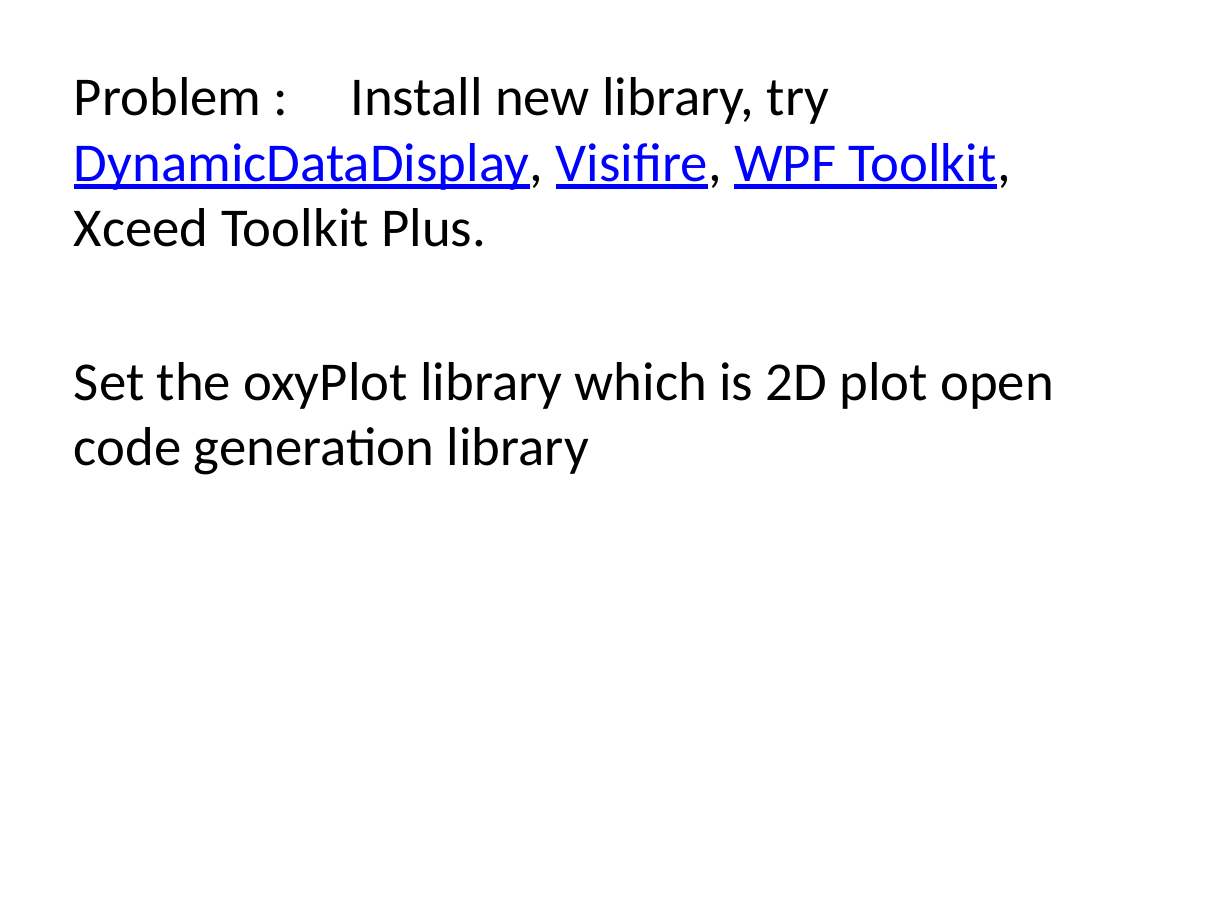
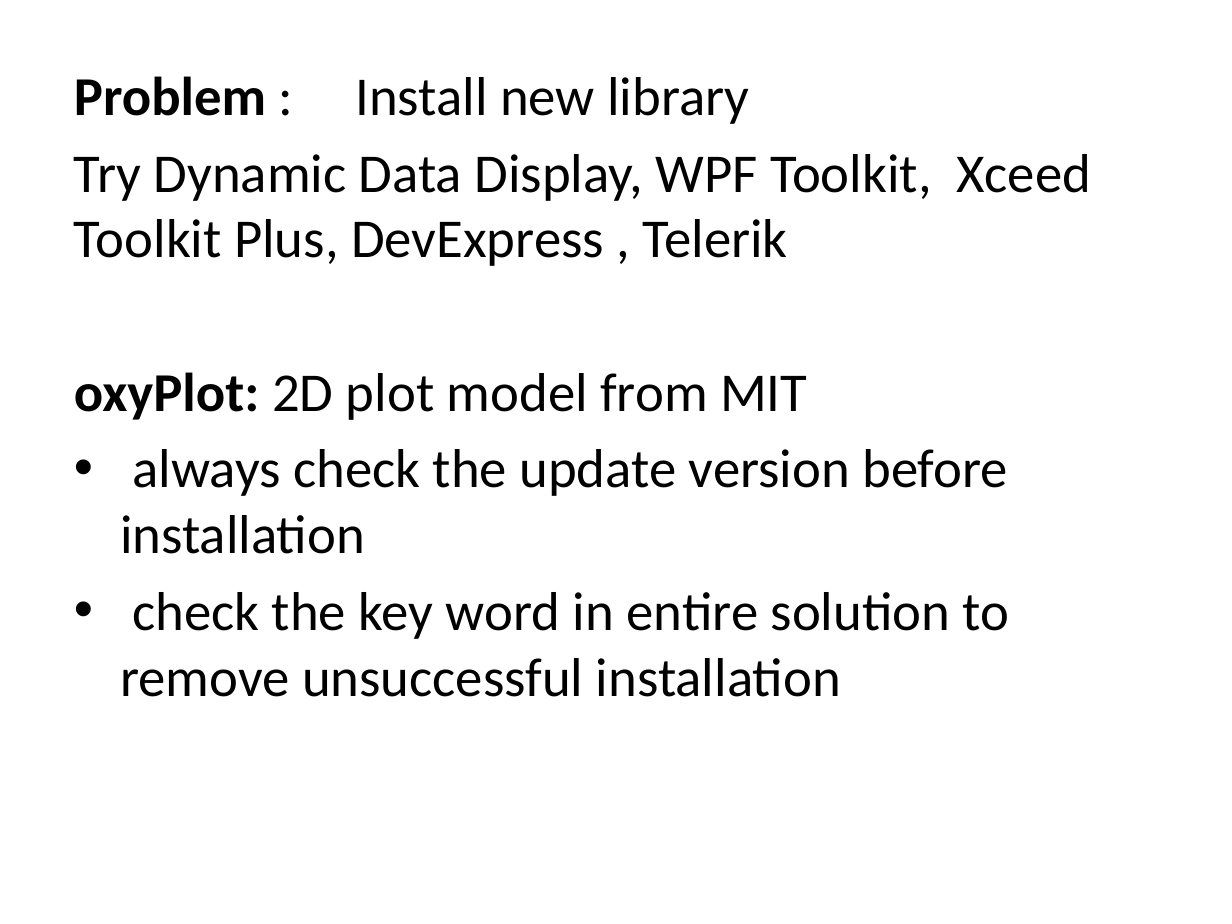
Before and after one commit to IPD8-guofeng/dotnet-group-project, a slide deck: slide 5 of Stock trade and analyst system.pptx. Drawn at 1232x924 pixels with LibreOffice and Linux fonts; fonts in the diff are those of the drawing. Boxes give left, top, right and bottom in pixels: in the first picture for what was removed or moved away, otherwise in the second. Text is boxed around its words. In the diff, an @@ line names an element or a change of style, - is before the commit and + after.

```diff
--- a/Stock trade and analyst system.pptx
+++ b/Stock trade and analyst system.pptx
@@ text at (x1=74, y1=76, x2=1091, y2=697): text changed @@
-Problem : Install new library, try DynamicDataDisplay, Visifire, WPF Toolkit, Xceed Toolkit Plus.
-Set the oxyPlot library which is 2D plot open code generation library
+Problem : Install new library
+Try Dynamic Data Display, WPF Toolkit, Xceed Toolkit Plus, DevExpress , Telerik
+oxyPlot: 2D plot model from MIT
+• always check the update version before installation
+• check the key word in entire solution to remove unsuccessful installation
```
Also in this commit, not shown: 5 other slides changed, 1 slide added.
